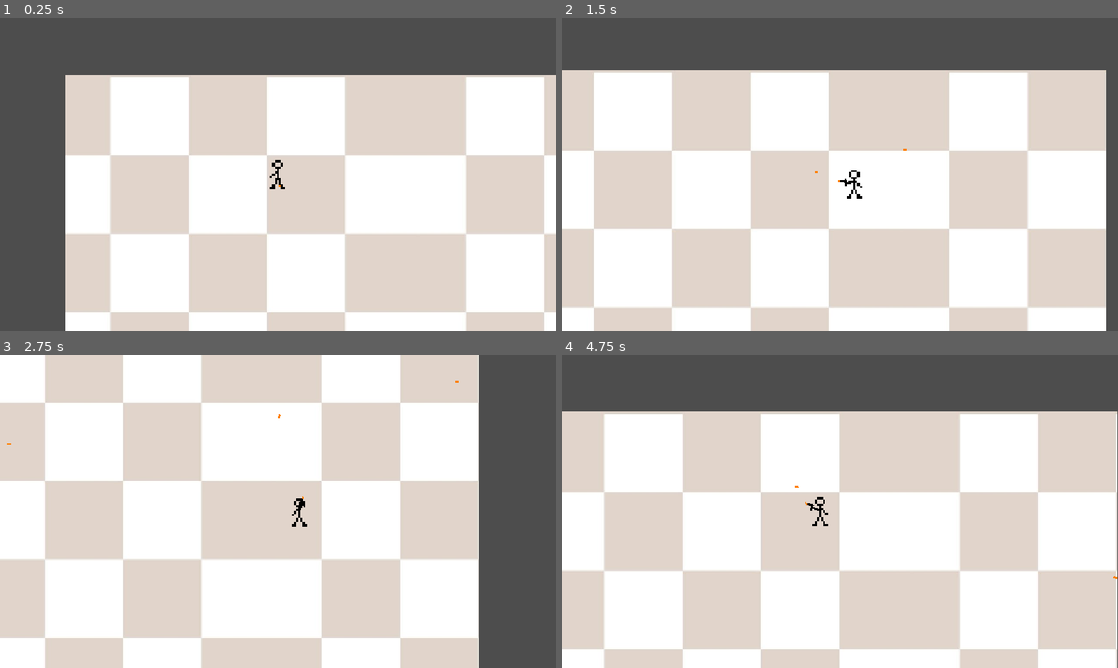
Above: before the commit, frames 1-4 (two rows, left to right).
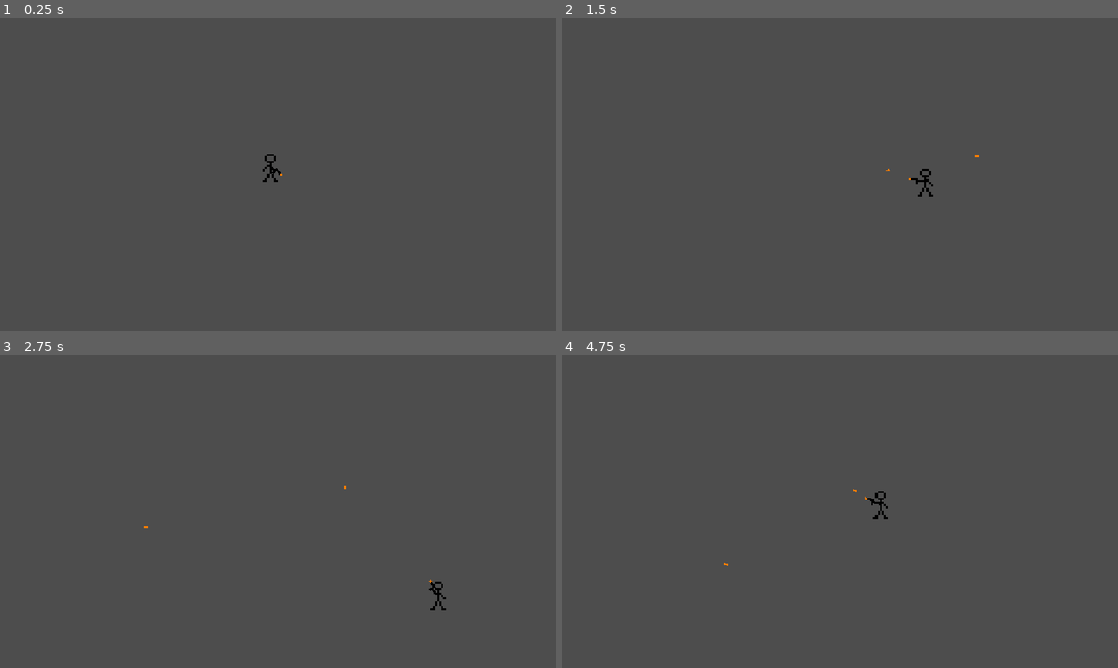
Above: after the commit, the same moments.

Repository: JackBBoudreaux/GMTK_26
Game: Godot game, scene res://Main.tscn
The game is run twice, just before and just after one commit, with the same random seed, the same clock (stepped at 60 frames per second) and the same inputs.
Inputs (mouse positions are in pixels of both pictures, inside the frame that each line leads up to):
- Up to frame 1 (0.25 s): no input
- Up to frame 2 (1.5 s): tap Enter at 0.5 s; move the mouse to (962, 158) at 0.52 s; hold D (right) 0.53-1.28 s; click (962, 158) at 0.6 s; move the mouse to (728, 190) at 1.27 s; hold S (down) from 1.28 s (still down); click (728, 190) at 1.35 s
- Up to frame 3 (2.75 s): move the mouse to (333, 442) at 2.02 s; release S (down) at 2.03 s; hold D (right) from 2.03 s (still down); click (333, 442) at 2.1 s
- Up to frame 4 (4.75 s): move the mouse to (812, 574) at 2.77 s; release D (right) at 2.78 s; hold W (up) 2.78-3.53 s; click (812, 574) at 2.85 s; move the mouse to (1006, 558) at 3.52 s; hold A (left) from 3.53 s (still down); click (1006, 558) at 3.6 s; move the mouse to (673, 464) at 4.27 s; click (673, 464) at 4.35 s

The runs differ from the first frame. In frame 1, 72% of the frame differs, in the area x 11-100%, y 18-100%; in frame 2, 82%; in frame 3, 86%, in the area x 0-87%, y 0-100%; in frame 4, 82%.

Commit message:
Revert "added camera that follows player"
This reverts commit ad051973496f8f4ae8ce9e280310dedf87123a18.

Diff:
--- a/Assets/Scripts/Player_movement.gd
+++ b/Assets/Scripts/Player_movement.gd
@@ -1,19 +1,9 @@
 extends CharacterBody2D
 
-#player basic movement
+
 const MAX_SPEED: int = 250
 const ACCELERATION: int = 1400
 const FRICTION: int = 1000
-
-#player dodge
-const DODGE_SPEED: float = 400.0
-const DODGE_DURATION: float = 0.3
-
-var dodge_roll_dir: Vector2 = Vector2. ZERO
-var dodge_roll_timer: float = 0.0
-
-var can_take_damage: bool = true
-
 
 @onready var sprite: Sprite2D = $Sprite2D
 
--- a/Main.tscn
+++ b/Main.tscn
@@ -2,8 +2,7 @@
 
 [ext_resource type="Script" uid="uid://dxdlcsphejg8y" path="res://Assets/Scripts/Player_movement.gd" id="1_uu6xs"]
 [ext_resource type="Texture2D" uid="uid://db0vnf25654mb" path="res://Assets/Sprites/Guy.png" id="2_r0du0"]
-[ext_resource type="PackedScene" uid="uid://cxgplpm7pyd80" path="res://gun.tscn" id="3_cm0pq"]
-[ext_resource type="Texture2D" uid="uid://bccbkbyuhscfi" path="res://Assets/Sprites/cbf8d5ca3073edb023a0a7fdc5df9b7e.jpg" id="4_cm0pq"]
+[ext_resource type="PackedScene" uid="uid://cxgplpm7pyd80" path="res://Gun/gun.tscn" id="3_cm0pq"]
 
 [sub_resource type="RectangleShape2D" id="RectangleShape2D_fos0i"]
 size = Vector2(31, 58)
@@ -26,15 +25,3 @@
 [node name="Gun" parent="CharacterBody2D" unique_id=1045383191 instance=ExtResource("3_cm0pq")]
 position = Vector2(0, -4)
 scale = Vector2(1, 1)
-
-[node name="Camera2D" type="Camera2D" parent="CharacterBody2D" unique_id=958447330]
-position_smoothing_enabled = true
-
-[node name="TextureRect" type="TextureRect" parent="." unique_id=1576772780]
-z_index = -4096
-offset_left = -442.0
-offset_top = -207.0
-offset_right = 714.0
-offset_bottom = 1101.0
-texture = ExtResource("4_cm0pq")
-stretch_mode = 1
--- a/Player.tscn
+++ b/Player.tscn
@@ -1,9 +1,8 @@
 [gd_scene format=3 uid="uid://bbcgth18qt0sk"]
 
-[ext_resource type="Texture2D" uid="uid://bccbkbyuhscfi" path="res://Assets/Sprites/cbf8d5ca3073edb023a0a7fdc5df9b7e.jpg" id="1_e80uo"]
 [ext_resource type="Script" uid="uid://dxdlcsphejg8y" path="res://Assets/Scripts/Player_movement.gd" id="1_kpjcp"]
 [ext_resource type="Texture2D" uid="uid://db0vnf25654mb" path="res://Assets/Sprites/Guy.png" id="2_kpjcp"]
-[ext_resource type="PackedScene" uid="uid://cxgplpm7pyd80" path="res://gun.tscn" id="3_kne1u"]
+[ext_resource type="PackedScene" uid="uid://cxgplpm7pyd80" path="res://Gun/gun.tscn" id="3_kne1u"]
 
 [sub_resource type="RectangleShape2D" id="RectangleShape2D_e80uo"]
 size = Vector2(31, 58)
@@ -26,15 +25,3 @@
 [node name="Gun" parent="CharacterBody2D" unique_id=1045383191 instance=ExtResource("3_kne1u")]
 position = Vector2(0, -4)
 scale = Vector2(1, 1)
-
-[node name="Camera2D" type="Camera2D" parent="CharacterBody2D" unique_id=1739582161]
-position_smoothing_enabled = true
-
-[node name="TextureRect" type="TextureRect" parent="." unique_id=1134769077]
-z_index = -4096
-offset_left = -442.0
-offset_top = -207.0
-offset_right = 714.0
-offset_bottom = 1101.0
-texture = ExtResource("1_e80uo")
-stretch_mode = 1
--- a/bullet.gd
+++ b/bullet.gd
@@ -1,4 +1,5 @@
 extends Node2D
+
 
 const SPEED: int = 300
 
--- a/bullet.tscn
+++ b/bullet.tscn
@@ -2,9 +2,6 @@
 
 [ext_resource type="Script" uid="uid://5v1kba7s3uv2" path="res://bullet.gd" id="1_gof56"]
 [ext_resource type="Texture2D" uid="uid://dfonx2u0dski7" path="res://Assets/Sprites/bullet.png" id="2_5v6o7"]
-
-[sub_resource type="RectangleShape2D" id="RectangleShape2D_0xm4b"]
-size = Vector2(8, 4)
 
 [node name="bullet" type="Node2D" unique_id=264125768]
 script = ExtResource("1_gof56")
@@ -16,13 +13,6 @@
 offset = Vector2(1, 0)
 
 [node name="VisibleOnScreenNotifier2D" type="VisibleOnScreenNotifier2D" parent="." unique_id=640688885]
-visible = false
 rect = Rect2(-64, -64, 128, 128)
 
-[node name="hurtbox" type="Area2D" parent="." unique_id=406648965]
-
-[node name="CollisionShape2D" type="CollisionShape2D" parent="hurtbox" unique_id=98541255]
-position = Vector2(2, 0)
-shape = SubResource("RectangleShape2D_0xm4b")
-
 [connection signal="screen_exited" from="VisibleOnScreenNotifier2D" to="." method="_on_visible_on_screen_notifier_2d_screen_exited"]
Binary file removed: Assets/Sprites/cbf8d5ca3073edb023a0a7fdc5df9b7e.jpg
Not shown, removed: Assets/Sprites/cbf8d5ca3073edb023a0a7fdc5df9b7e.jpg.import
Renamed: gun.tscn -> Gun/gun.tscn
